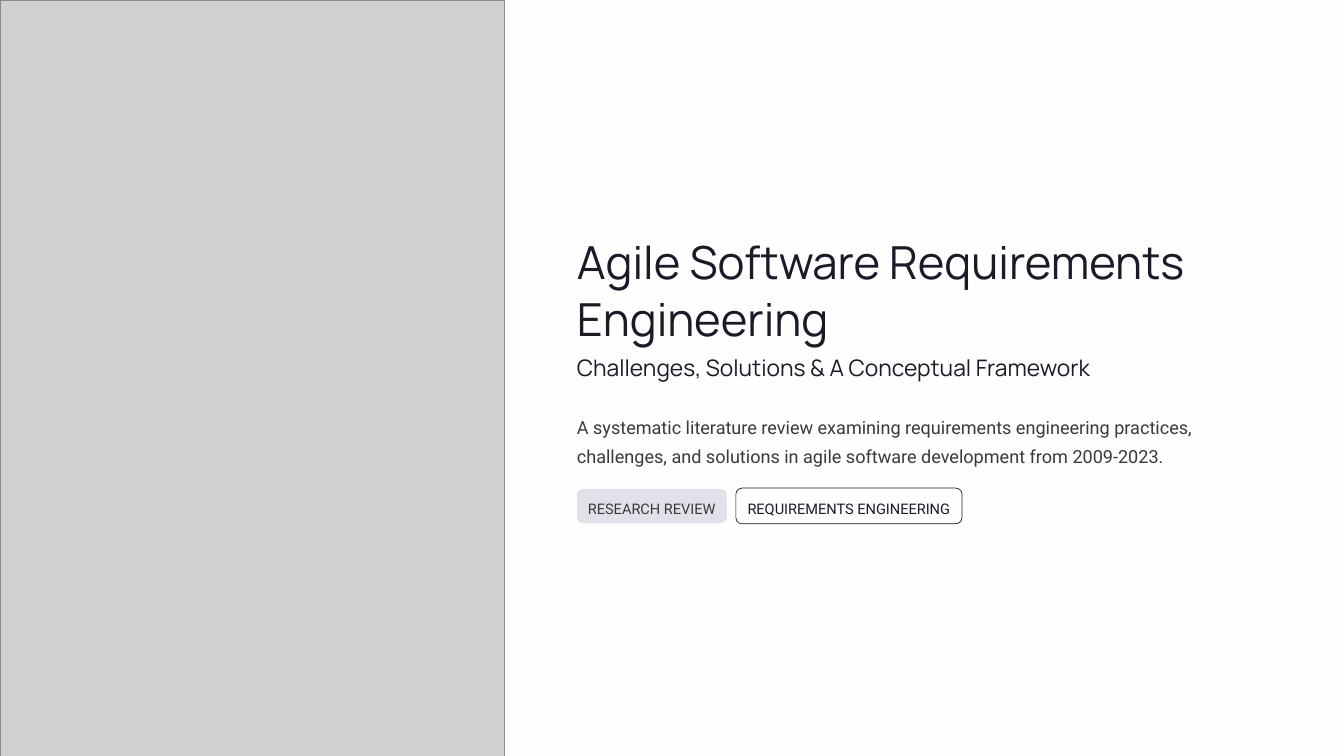
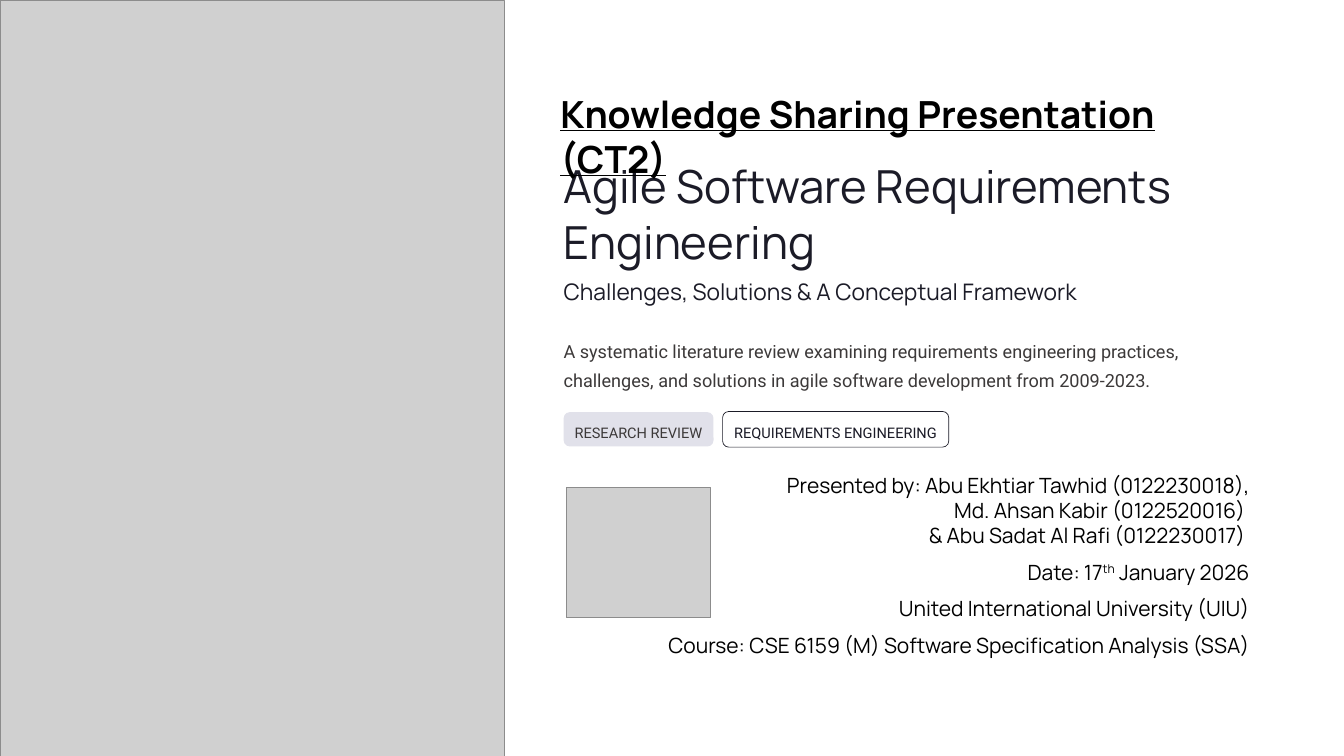
Before and after one commit to shohaghcsesust/MSCSE-SSA, a slide deck: slide 1 of Agile-Software-Requirements-Engineering.pptx. Drawn at 1344x756 pixels with LibreOffice and Linux fonts; fonts in the diff are those of the drawing; grey boxes stand for pictures. Boxes give left, top, right and bottom in pixels: in the first picture for what was removed or moved away, otherwise in the second. Text is boxed around its words. In the diff, an @@ line names an element or a change of style, - is before the commit and + after.

Commit message:
Updated slides for CT2

```diff
--- a/Agile-Software-Requirements-Engineering.pptx
+++ b/Agile-Software-Requirements-Engineering.pptx
@@ rectangle removed at box(0, 0, 1344, 756) @@
@@ rectangle removed at box(0, 0, 1344, 756) @@
@@ text added at box(560, 100, 1154, 183), 32 pt, text #000000, bold, underline @@
+Knowledge Sharing Presentation (CT2)
@@ 5 texts, 2 rounded rectangles: place and size @@
-5 texts, 2 rounded rectangles at box(577, 245, 1191, 523)
+5 texts, 2 rounded rectangles at box(564, 161, 1178, 447)
@@ text added at box(668, 475, 1250, 658), 18 pt, text #000000 @@
+Presented by: Abu Ekhtiar Tawhid (0122230018),
+Md. Ahsan Kabir (0122520016)
+& Abu Sadat Al Rafi (0122230017)
+Date: 17th January 2026
+United International University (UIU)
+Course: CSE 6159 (M) Software Specification Analysis (SSA)
@@ picture added at box(566, 487, 711, 618) @@
```
Also in this commit, not shown: 14 other slides changed, 3 slides added, 1 slide removed.
